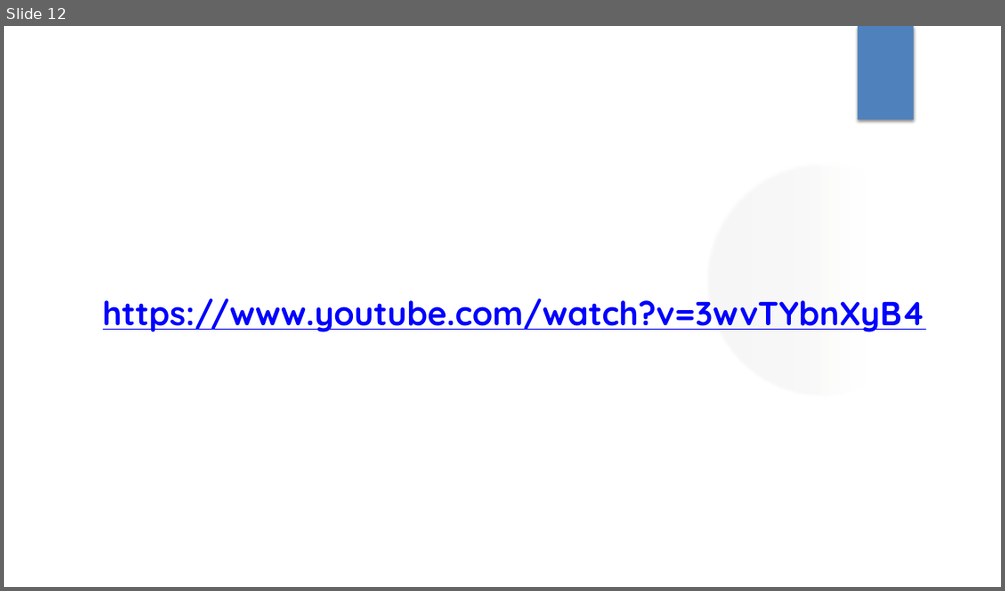
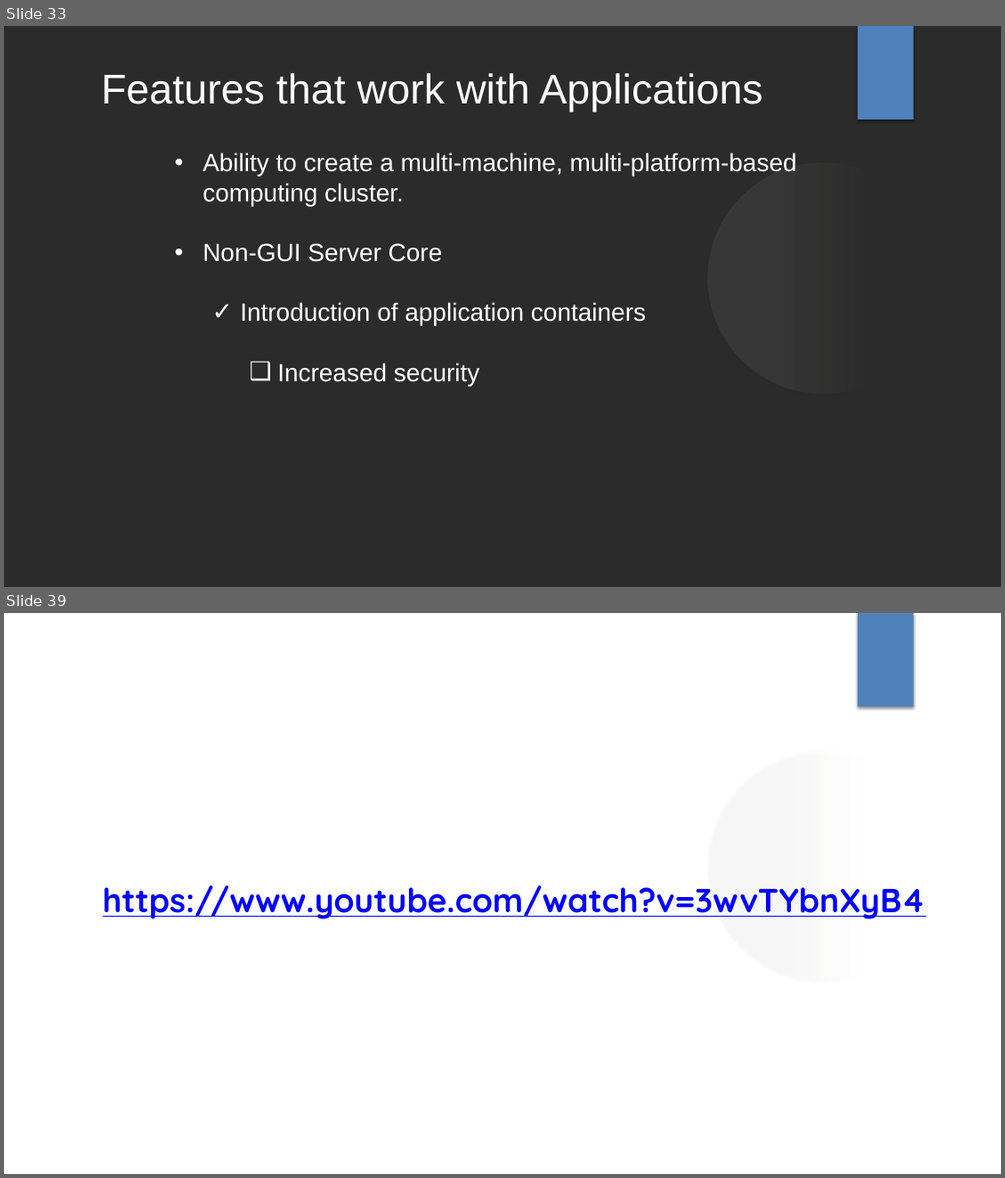
Before and after one commit to knight-coder-llc/net-403-ppt, a slide deck: Windows Server 2019.pptx. Shown one above the other, each under a label of ours: slide 12 before the commit, slides 33 and 39 after it; the slides between them are not shown. The pictures are 1005x591 and 1005x1178 pixels, drawn with LibreOffice and Linux fonts; fonts in the diff are those of the drawing; background and template pictures are left out; a plain dark background stands for a picture behind light text. Boxes give left, top, right and bottom in pixels: in the first picture for what was removed or moved away, otherwise in the second. Text is boxed around its words. In the diff, an @@ line names an element or a change of style, - is before the commit and + after.

```diff
--- a/Windows Server 2019.pptx
+++ b/Windows Server 2019.pptx
@@ slide 33 added at bbox=[4, 26, 1001, 587], background picture (left out); not listed: 2 template elements that a slide beside it also shows @@
@@ text added at bbox=[101, 73, 762, 112], 40 pt, text #FFFFFF @@
+Features that work with Applications
@@ text added at bbox=[202, 152, 797, 386], 24 pt, text #FFFFFF @@
+• Ability to create a multi-machine, multi-platform-based computing cluster.
+• Non-GUI Server Core
+  ✓ Introduction of application containers
+    ❑ Increased security
@@ what was slide 12 is now slide 39 @@
```
Also in this commit, not shown: 3 slides changed, 28 other slides added, 1 slide removed.
